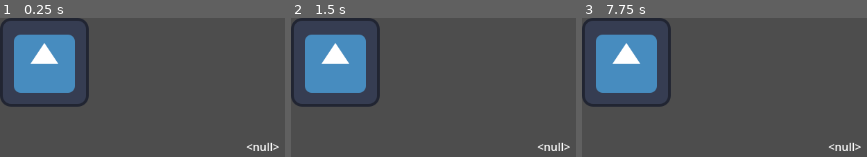
Above: before the commit, frames 1-3 (left to right).
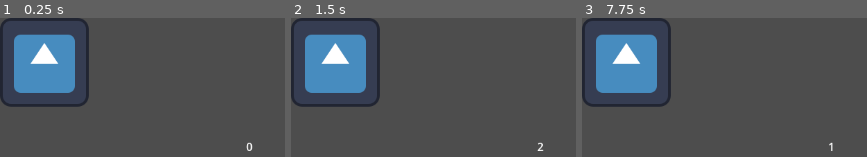
Above: after the commit, the same moments.

Repository: benjharvey01/pomodoros-odyssey
Game: Godot game, scene res://main.tscn
Same seed, same stepped clock (60 frames per second), same inputs: the game is played once before the commit and once after it. The engine's default icon, where the game draws it, is replaced by a stand-in: a white triangle on a blue panel in a dark square.
Inputs (mouse positions are in pixels of both pictures, inside the frame that each line leads up to):
- Up to frame 1 (0.25 s): no input
- Up to frame 2 (1.5 s): click (336, 62) at 0.5 s; click (336, 62) at 1.25 s
- Up to frame 3 (7.75 s): click (627, 62) at 2 s; tap Enter at 2.75, 4.25, 5.75 s; tap Space at 3.5, 5, 6.5 s

The runs differ from the first frame. In frame 1, 0.4% of the frame differs, in the area x 86-98%, y 89-96%; in frame 2, 0.4%; in frame 3, 0.3%.
Error before the commit: Attempt to call function 'get_time_left' in base 'null instance' on a null instance. (res://main.gd:3)

Commit message:
Fixing timer and adding pause button

Diff:
--- a/main.gd
+++ b/main.gd
@@ -1,14 +1,18 @@
 extends Node2D
 
-var WorkingSessionTimeLeft = ceil($WorkingSessionTimer.get_time_left())
+func _process(delta: float):
+	$WorkingSessionTimerText.text = "%s" % ceil($WorkingSessionTimer.time_left)
 
-func _process(delta):
-	$WorkingSessionTimerText.set_text(str(WorkingSessionTimeLeft))
-	pass
+func _on_working_session_timer_timeout():
+	print_debug("working session complete!")
 
 func _on_working_session_start_button_pressed():
-	print_debug("working session has started!")
+	print_debug("working session started!")
 	$WorkingSessionTimer.start()
 
-func _on_working_session_timer_timeout():
-	print_debug("working session has ended!")
+func _on_working_session_pause_button_pressed():
+	pause_timer($WorkingSessionTimer)
+
+# Pauses / unpauses a given timer.
+func pause_timer(Timer):
+	Timer.paused = !Timer.paused
